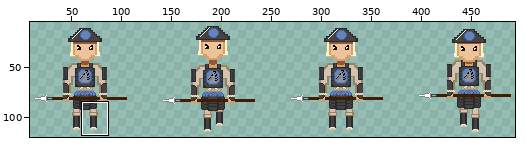
Sprite sheet: assets/entities/enemies/animations/npc-tiger-ashigaru-alert-walk.png. The first picture is a wide view before the edit; the outline marks the close-up.
Close-up. Old version:
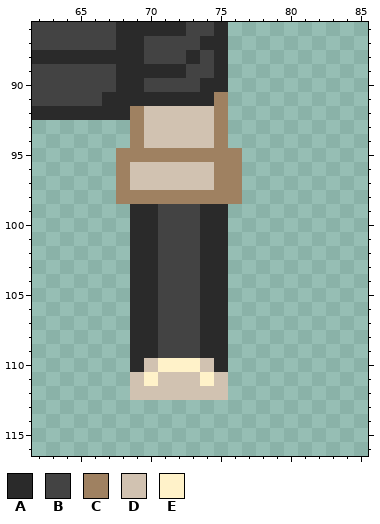
The file is 512x128 pixels. Colours within 5 levels of each other are drawn and written as one. Shown: x 62..85, y 86..116. The wide view leaves out empty margins. The commit also changed other parts of the picture, which this record leaves out.
Palette (. is transparent): A #2a2a2a  B #434343  C #9f8161  D #d1c2b1  E #fff2c9
Pixels before, first column x 62:
 86 BBBBBBAAAAABBA.
 87 BBBBBBAABBBBAA.
 88 AAAAAAAABBBABA.
 89 BBBBBBAAAAABBA.
 90 BBBBBBAABBBBAA.
 91 BBBBBAAAAAAAAC.
 92 AAAAAAACDDDDDC.
 93 .......CDDDDDC.
 94 .......CDDDDDC.
 95 ......CCCCCCCCC
 96 ......CDDDDDDCC
 97 ......CDDDDDDCC
 98 ......CCCCCCCCC
 99 .......AABBBAA.
100 .......AABBBAA.
101 .......AABBBAA.
102 .......AABBBAA.
103 .......AABBBAA.
104 .......AABBBAA.
105 .......AABBBAA.
106 .......AABBBAA.
107 .......AABBBAA.
108 .......AABBBAA.
109 .......AABBBAA.
110 .......ADEEEDA.
111 .......DEDDDED.
112 .......DDDDDDD.
New version:
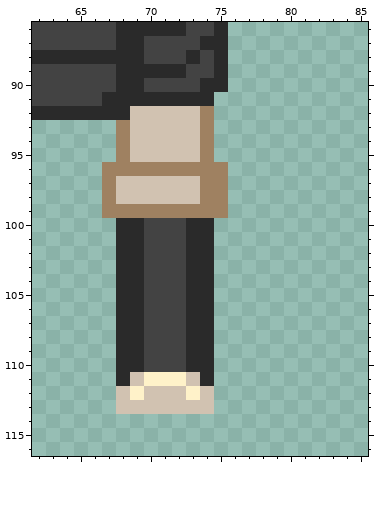
From old to new:
y 91: x 75 C -> .
y 92: x 69 C -> D; x 74..75 DC -> C.
y 93..94: x 68..69 .C -> CD; x 74..75 DC -> C.
y 95: x 69..73 CCCCC -> DDDDD; x 75..76 CC -> ..
y 96: x 67 . -> C; x 69..74 DDDDDD -> CCCCCC; x 76 C -> .
y 97: x 67..68 .C -> CD; x 74 D -> C; x 76 C -> .
y 98: x 67..73 .CCCCCC -> CDDDDDD; x 76 C -> .
y 99: x 67..75 ..AABBBAA -> CCCCCCCCC
y 100..109: x 68 . -> A; x 70 A -> B; x 73 B -> A; x 75 A -> .
y 110: x 68 . -> A; x 70..75 DEEEDA -> BBBAA.
y 111: x 68 . -> A; x 71..72 DD -> EE; x 74..75 ED -> A.
y 112: x 68..69 .D -> DE; x 73 D -> E; x 75 D -> .
y 113: x 68..74 ....... -> DDDDDDD
Pixel boxes of the changes (left, top, right, bottom) in both close-ups:
changed: (102, 92, 242, 414)
